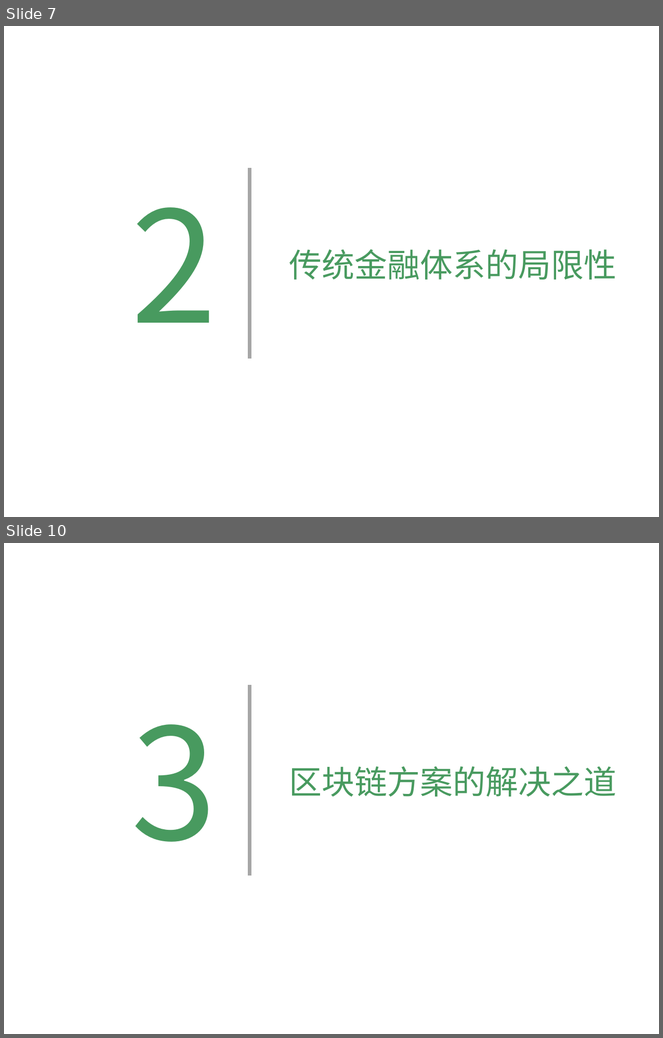
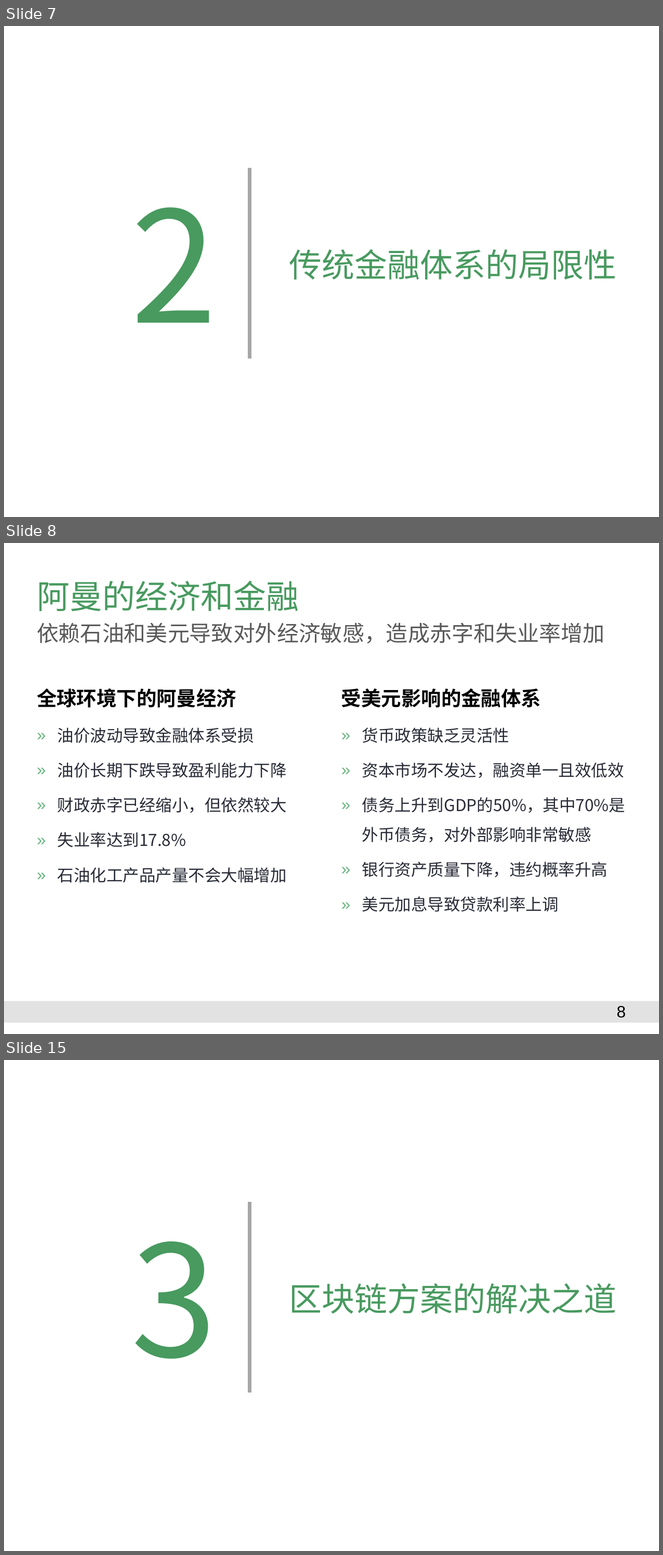
Before and after one commit to Catfeeds/DOC, a slide deck: 阿曼/proposal for Oman.pptx. Shown one above the other, each under a label of ours: slides 7 and 10 before the commit, slides 7, 8 and 15 after it; the slides between them are not shown. The pictures are 663x1038 and 663x1555 pixels, drawn with LibreOffice and Linux fonts; fonts in the diff are those of the drawing; background and template pictures are left out. Boxes give left, top, right and bottom in pixels: in the first picture for what was removed or moved away, otherwise in the second. Text is boxed around its words. In the diff, an @@ line names an element or a change of style, - is before the commit and + after.

```diff
--- a/阿曼/proposal for Oman.pptx
+++ b/阿曼/proposal for Oman.pptx
@@ slide 8 added at (x1=4, y1=543, x2=659, y2=1034), background #FFFFFF @@
@@ title added at (x1=37, y1=580, x2=299, y2=611), 36 pt, text #489A5F @@
+阿曼的经济和金融
@@ text added at (x1=37, y1=623, x2=605, y2=643), 24 pt, text #595959 @@
+依赖石油和美元导致对外经济敏感，造成赤字和失业率增加
@@ text added at (x1=37, y1=689, x2=287, y2=883), 18 pt, text #282B36 @@
+全球环境下的阿曼经济
+  » 油价波动导致金融体系受损
+  » 油价长期下跌导致盈利能力下降
+  » 财政赤字已经缩小，但依然较大
+  » 失业率达到17.8%
+  » 石油化工产品产量不会大幅增加
@@ text added at (x1=341, y1=689, x2=625, y2=912), 18 pt, text #282B36 @@
+受美元影响的金融体系
+  » 货币政策缺乏灵活性
+  » 资本市场不发达，融资单一且效低效
+  » 债务上升到GDP的50%，其中70%是外币债务，对外部影响非常敏感
+  » 银行资产质量下降，违约概率升高
+  » 美元加息导致贷款利率上调
@@ rectangle added at (x1=4, y1=1002, x2=659, y2=1023), fill #E2E2E2 @@
@@ page number added at (x1=617, y1=1006, x2=626, y2=1018), 18 pt, text #000000 @@
+8
@@ what was slide 10 is now slide 15 @@
```
Also in this commit, not shown: 3 slides changed, 7 other slides added, 1 slide removed, 4 other files.
